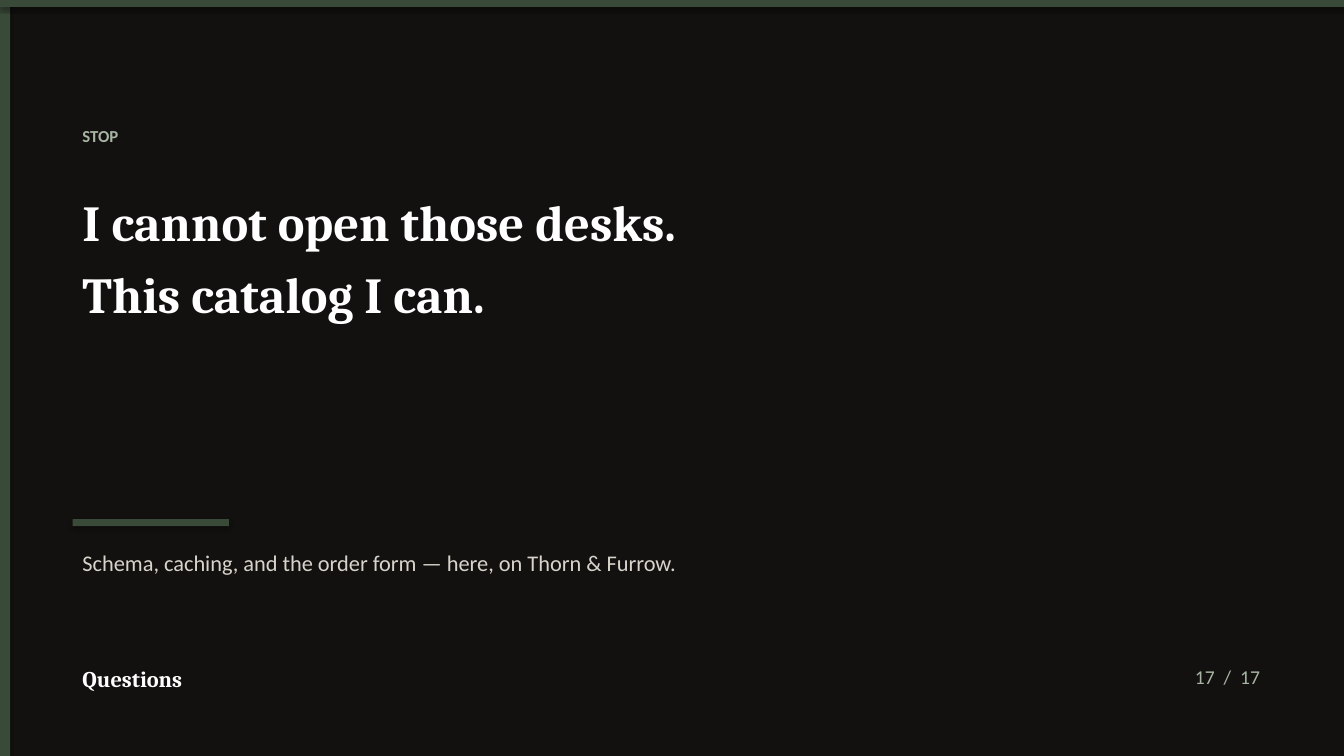
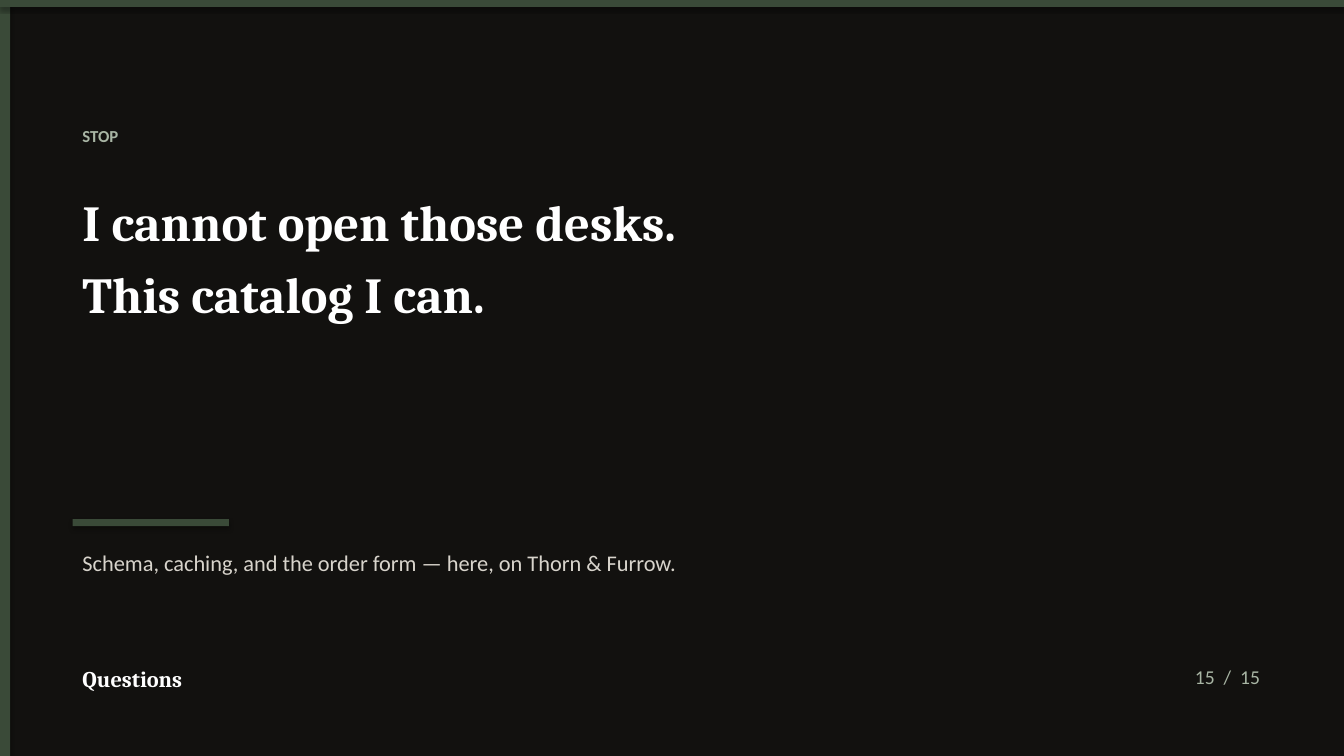
Before and after one commit to zenithzen543/vanta-presentation, a slide deck: slide 15 of presentation/Thorn-and-Furrow-Deck.pptx (slide 17 before the commit). Drawn at 1344x756 pixels with LibreOffice and Linux fonts; fonts in the diff are those of the drawing. Boxes give left, top, right and bottom in pixels: in the first picture for what was removed or moved away, otherwise in the second. Text is boxed around its words. In the diff, an @@ line names an element or a change of style, - is before the commit and + after.

```diff
--- a/presentation/Thorn-and-Furrow-Deck.pptx
+++ b/presentation/Thorn-and-Furrow-Deck.pptx
@@ text at [1195,671,1260,684]: text changed @@
-17 / 17
+15 / 15
```
Also in this commit, not shown: 13 other slides changed, 2 slides removed, 8 other files.
